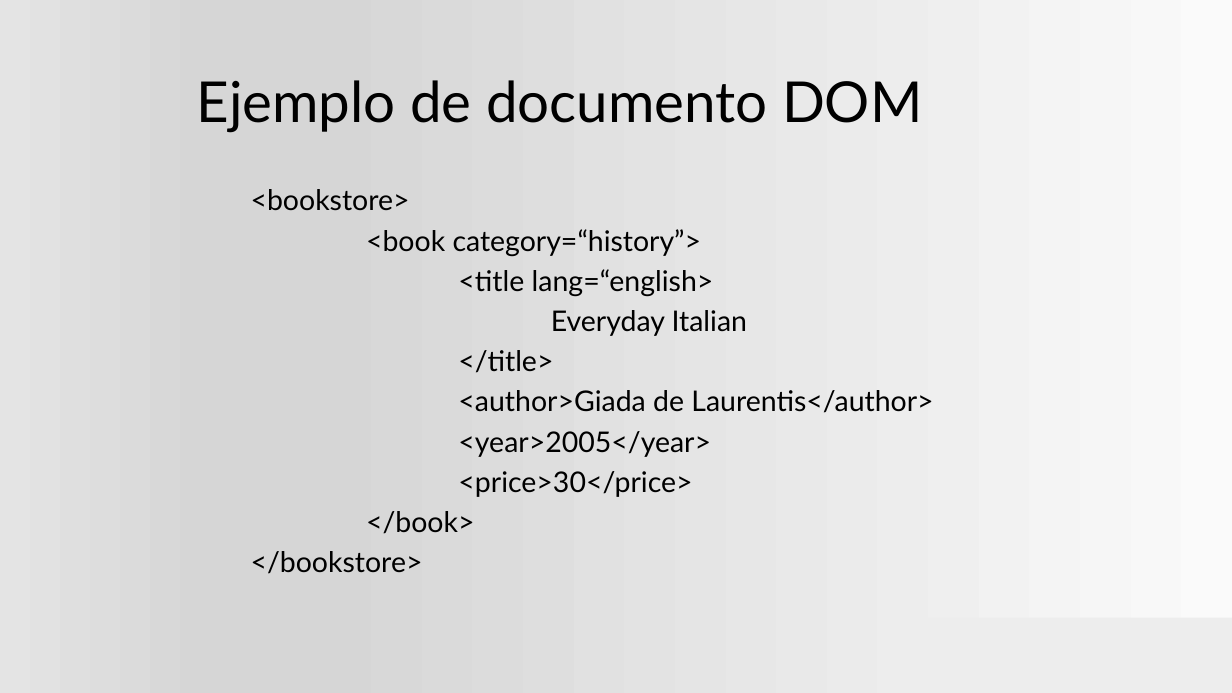
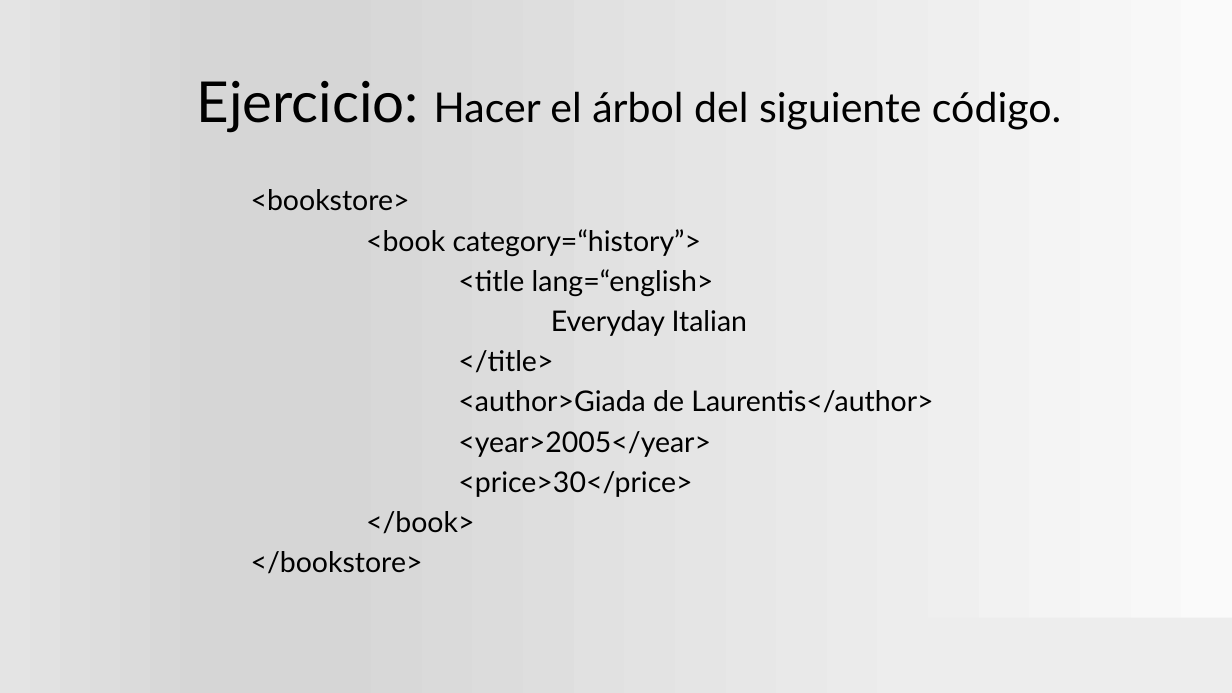
Before and after one commit to ProfVillegas/DAW, a slide deck: slide 92 of Plantilla.pptx (slide 67 before the commit). Drawn at 1232x693 pixels with LibreOffice and Linux fonts; fonts in the diff are those of the drawing; background and template pictures are left out. Boxes give left, top, right and bottom in pixels: in the first picture for what was removed or moved away, otherwise in the second. Text is boxed around its words. In the diff, an @@ line names an element or a change of style, - is before the commit and + after.

```diff
--- a/Plantilla.pptx
+++ b/Plantilla.pptx
@@ title at box(197, 81, 1061, 132): text changed; size 44 to 32 pt @@
-Ejemplo de documento DOM
+Ejercicio: Hacer el árbol del siguiente código.
```
Also in this commit, not shown: 9 other slides changed, 34 slides added, 4 slides removed.
